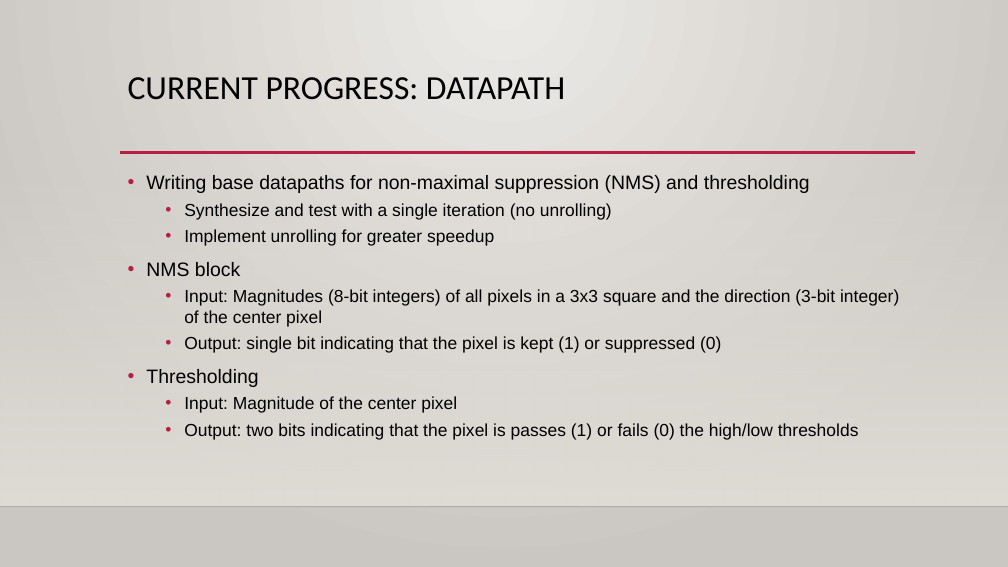
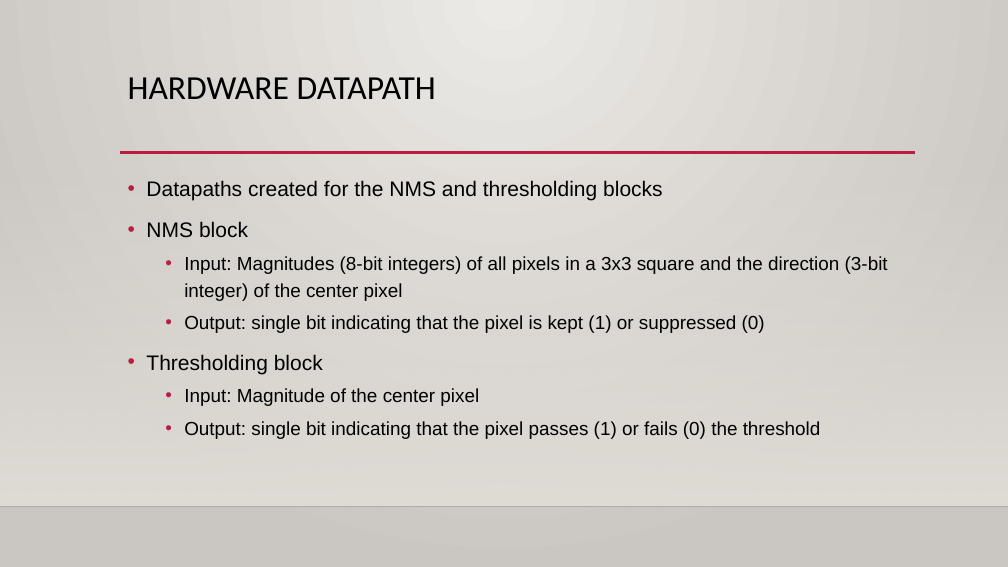
Before and after one commit to Maximus32/Reconfig-Canny, a slide deck: slide 10 of Deliverables/Canny edge detection – fpga speedup.pptx (slide 6 before the commit). Drawn at 1008x567 pixels with LibreOffice and Linux fonts; fonts in the diff are those of the drawing; background and template pictures are left out. Boxes give left, top, right and bottom in pixels: in the first picture for what was removed or moved away, otherwise in the second. Text is boxed around its words. In the diff, an @@ line names an element or a change of style, - is before the commit and + after.

```diff
--- a/Deliverables/Canny edge detection – fpga speedup.pptx
+++ b/Deliverables/Canny edge detection – fpga speedup.pptx
@@ title at <box>128,77,436,99</box>: text changed @@
-CURRENT PROGRESS: DATAPATH
+HARDWARE DATAPATH
@@ text at <box>146,180,663,200</box>: text changed; size 16.6 to 20 pt @@
-• Writing base datapaths for non-maximal suppression (NMS) and thresholding
-  • Synthesize and test with a single iteration (no unrolling)
-  • Implement unrolling for greater speedup
+• Datapaths created for the NMS and thresholding blocks
@@ text at <box>146,221,888,406</box>: size 18.5 to 20 pt in "NMS block"; size 16.6 to 18 pt in "Input: Magnitudes (8-bit integers) of all pixels ...", "Output: single bit indicating that the pixel ...", "Input: Magnitude of the center pixel"; line spacing 1 to 1.2 @@
@@ text at <box>146,354,323,374</box>: text changed; size 18.5 to 20 pt @@
-• Thresholding
+• Thresholding block
@@ text at <box>184,421,821,439</box>: text changed; size 16.6 to 18 pt @@
-  • Output: two bits indicating that the pixel is passes (1) or fails (0) the high/low thresholds
+  • Output: single bit indicating that the pixel passes (1) or fails (0) the threshold
```
Also in this commit, not shown: 2 other slides changed, 8 slides added, 2 slides removed, 1 other file.
